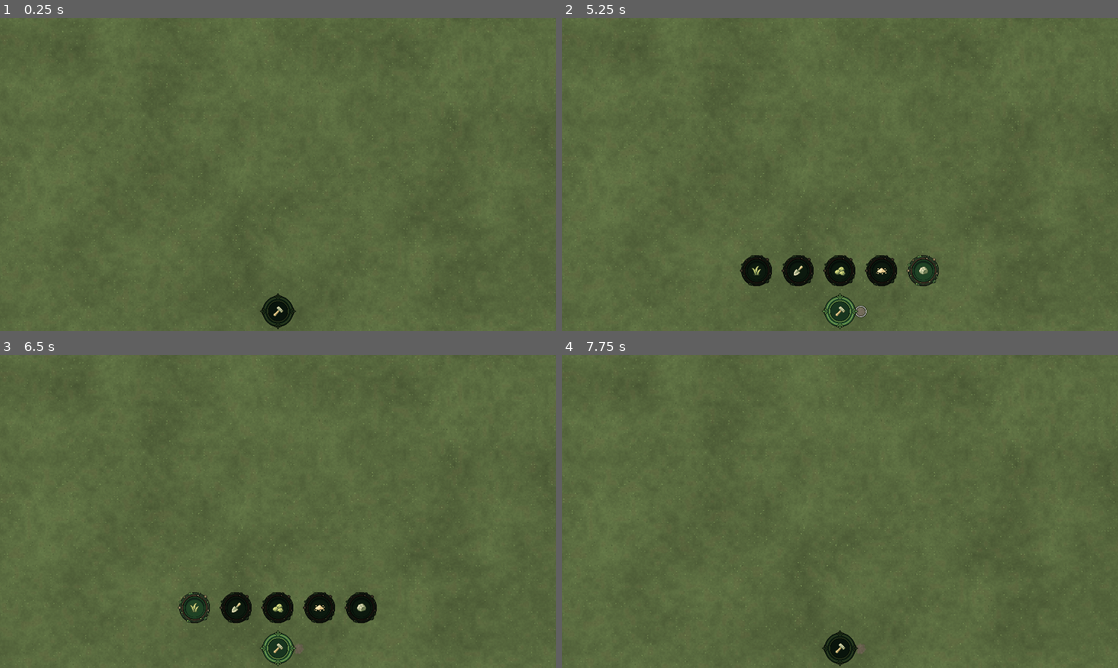
Above: before the commit, frames 1-4 (two rows, left to right).
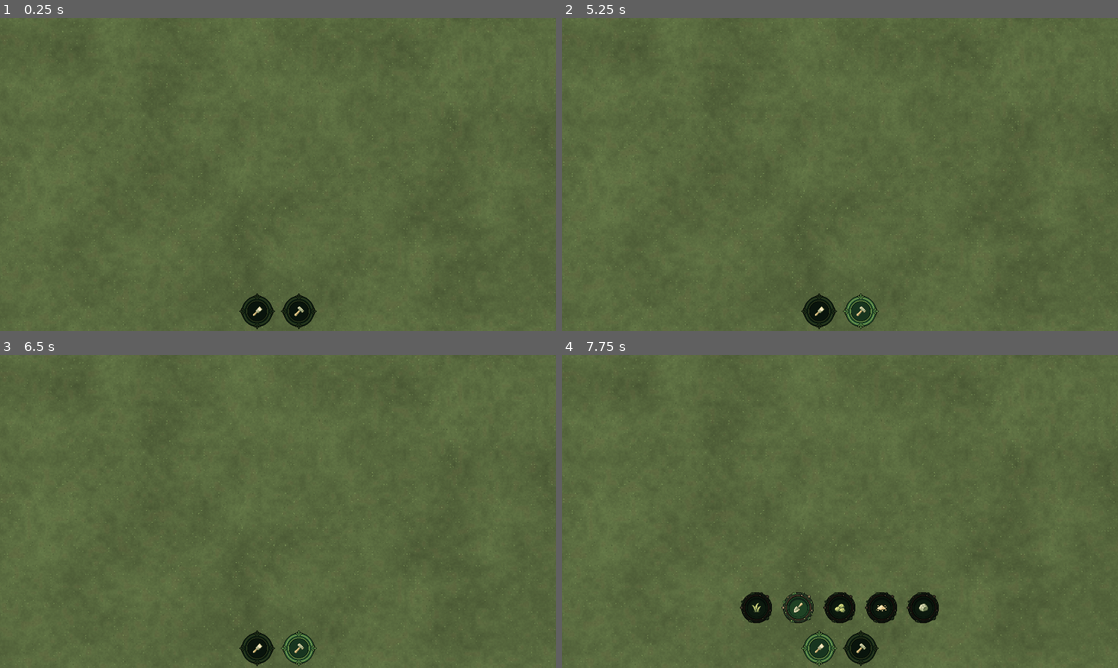
Above: after the commit, the same moments.

Repository: Niewiar/Hatchworks
Game: Godot game, scene res://scenes/gameplay/gameplay.tscn
Two runs of this game, one before a commit and one after it. Both use one fixed random seed, a clock stepped at 60 frames per second and the inputs below.
Inputs (mouse positions are in pixels of both pictures, inside the frame that each line leads up to; where the layout moved, square brackets give the same spot in the first picture):
- Up to frame 1 (0.25 s): no input
- Up to frame 2 (5.25 s): click (817, 312) [840, 312] at 0.5 s; click (756, 271) at 1.25 s; click (795, 271) at 2 s; click (840, 271) at 2.75 s; click (878, 271) at 3.5 s; click (923, 271) at 4.25 s; click (862, 312) at 5.02 s
- Up to frame 3 (6.5 s): click (194, 608) at 5.77 s
- Up to frame 4 (7.75 s): click (817, 649) [840, 649] at 6.5 s; click (795, 608) at 7.27 s

The runs differ from the first frame. In frame 1, 1.0% of the frame differs, in the area x 43-57%, y 88-100%; in frame 2, 3.2%; in frame 3, 3.3%, in the area x 32-68%, y 75-100%; in frame 4, 3.2%.

Commit message:
setum map mode enums and inport new images

Diff:
--- a/code/map/MapManager.gd
+++ b/code/map/MapManager.gd
@@ -2,17 +2,19 @@
 extends Node2D
 
 @export var map_size := Vector2i(512, 512)
-@export_enum("Grass", "Dirt", "Moss", "Sand", "Rock") var selected_material: int = 1
 
 @onready var terrain_controller: TerrainController = $Terrain
 @onready var brush_controller: BrushController = $Brush
 
+enum MODE {NONE, PAINT, BUILD}
+
+var _mode: MODE = MODE.NONE
 var _painting_active := false
-var _painting_mode := false
+var selected_material: int = 0 #"Grass", "Dirt", "Moss", "Sand", "Rock"
 
-func active_painting_mode(active: bool):
-	_painting_mode = active
-	brush_controller.activate(_painting_mode)
+func set_mode(mode: MODE):
+	_mode = mode
+	brush_controller.activate(_mode == MODE.PAINT)
 
 func _ready() -> void:
 	if not terrain_controller.initialize(map_size):
@@ -22,14 +24,16 @@
 	InputManager.on_mouse_scroll.connect(_on_mouse_scroll)
 
 func _on_lmb(pressed: bool) -> void:
-	if not _painting_mode:
-		terrain_controller.end_stroke()
-		return
-
-	_painting_active = pressed
-	terrain_controller.end_stroke()
-	if _painting_active:
-		_paint_at_mouse()
+	match _mode:
+		MODE.NONE:
+			return
+		MODE.PAINT:
+			_painting_active = pressed
+			terrain_controller.end_stroke()
+			if _painting_active:
+				_paint_at_mouse()
+		MODE.BUILD:
+			pass
 
 func _on_mouse_move(_viewport_position: Vector2) -> void:
 	if get_viewport().gui_get_hovered_control() != null:
@@ -48,5 +52,5 @@
 	)
 
 func _on_mouse_scroll(direction: int) -> void:
-	if _painting_mode:
+	if _mode == MODE.PAINT:
 		brush_controller.change_size(direction)
--- a/code/ui/GameToolbar.gd
+++ b/code/ui/GameToolbar.gd
@@ -3,18 +3,37 @@
 @export var map_manager : MapManager
 
 @onready var _paint_buttons_content: HBoxContainer = %PaintButtons
+@onready var _base_buttons_content: HBoxContainer = %BaseButtons
+
 
 func _ready() -> void:
 	_paint_buttons_content.hide()
+	_setup_base_buttons()
 	_setup_paint_buttons()
 
-func _on_paint_button_toggled(toggled_on: bool) -> void:
-	map_manager.active_painting_mode(toggled_on)
-	if toggled_on:
-		_on_paint_buttons_show()
-		_paint_buttons_content.show()
+func _setup_base_buttons():
+	var i: int = 1
+	for ch in _base_buttons_content.get_children():
+		var b = ch as CheckButton
+		b.pressed.connect(_on_base_button_toggled.bind(b,i))
+		i = i + 1
+
+func _on_base_button_toggled(b: CheckButton, mode: MapManager.MODE) -> void:
+	if b.button_pressed:
+		map_manager.set_mode(mode)
+		match mode:
+			MapManager.MODE.PAINT:
+				_on_paint_buttons_show()
+				_paint_buttons_content.show()
+			MapManager.MODE.BUILD:
+				_paint_buttons_content.hide()
 	else:
+		map_manager.set_mode(MapManager.MODE.NONE)
 		_paint_buttons_content.hide()
+
+	for ch in _base_buttons_content.get_children():
+		var b1 := ch as CheckButton
+		b1.button_pressed = b1 == b
 
 func _on_paint_buttons_show():
 	var i : int = 0
--- a/scenes/gameplay/map.tscn
+++ b/scenes/gameplay/map.tscn
@@ -21,3 +21,4 @@
 script = ExtResource("4_brush")
 brush_shader = ExtResource("5_brush_shader")
 paint_surface = NodePath("../Terrain")
+brush_max_radius = 48
--- a/scenes/ui/game_toolbar.tscn
+++ b/scenes/ui/game_toolbar.tscn
@@ -41,6 +41,10 @@
 region = Rect2(0, 0, 128, 128)
 
 [sub_resource type="AtlasTexture" id="AtlasTexture_iafs0"]
+atlas = ExtResource("3_ibaem")
+region = Rect2(350, 80, 256, 256)
+
+[sub_resource type="AtlasTexture" id="AtlasTexture_vu21r"]
 atlas = ExtResource("3_ibaem")
 region = Rect2(50, 80, 256, 256)
 
@@ -172,6 +176,7 @@
 expand_mode = 1
 
 [node name="BaseButtons" type="HBoxContainer" parent="VBoxContainer" unique_id=1165230477]
+unique_name_in_owner = true
 layout_mode = 2
 size_flags_horizontal = 4
 size_flags_vertical = 4
@@ -197,4 +202,21 @@
 texture = SubResource("AtlasTexture_iafs0")
 expand_mode = 1
 
-[connection signal="toggled" from="VBoxContainer/BaseButtons/PaintButton" to="." method="_on_paint_button_toggled"]
+[node name="BuildButton" type="CheckButton" parent="VBoxContainer/BaseButtons" unique_id=520531800]
+layout_mode = 2
+theme_override_colors/button_unchecked_color = Color(0.38321832, 0.38321835, 0.38321832, 1)
+theme_override_icons/checked = SubResource("AtlasTexture_ny63g")
+theme_override_icons/unchecked = SubResource("AtlasTexture_u114x")
+icon_alignment = 1
+
+[node name="TextureRect" type="TextureRect" parent="VBoxContainer/BaseButtons/BuildButton" unique_id=786235585]
+layout_mode = 1
+anchors_preset = 15
+anchor_right = 1.0
+anchor_bottom = 1.0
+grow_horizontal = 2
+grow_vertical = 2
+offset_transform_enabled = true
+offset_transform_scale = Vector2(0.3, 0.3)
+texture = SubResource("AtlasTexture_vu21r")
+expand_mode = 1
Binary file added: assets/constructions/fence/east.png
Not shown, added: assets/constructions/fence/east.png.import
Binary file added: assets/constructions/fence/north-east.png
Not shown, added: assets/constructions/fence/north-east.png.import
Binary file added: assets/constructions/fence/north.png
Not shown, added: assets/constructions/fence/north.png.import
